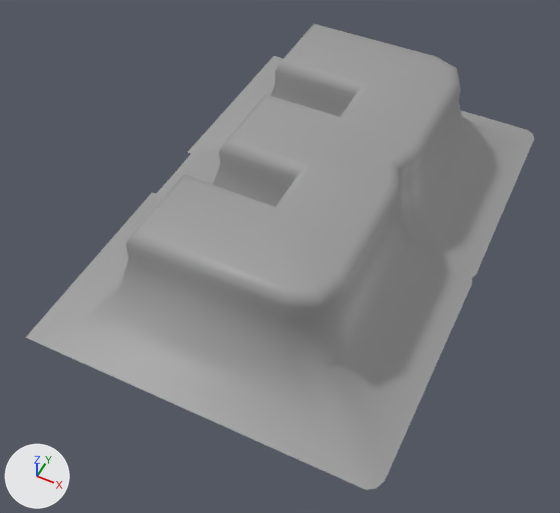
One commit to the FBX model Assets/- Asset Store/Custom/Numbers/Number_3.fbx: the scene before it, then after it.
One viewpoint serves both versions: a 50 mm lens placed at (0.197, -0.466, 0.518), pointed at (-0.007, -0.057, 0.006). Lighting does not change. The marker at lower left points along +X, +Y and +Z. Where no turn or scale is listed for an object, it has been applied to the vertices.

Names of what the first picture shows: 'Number_3'.
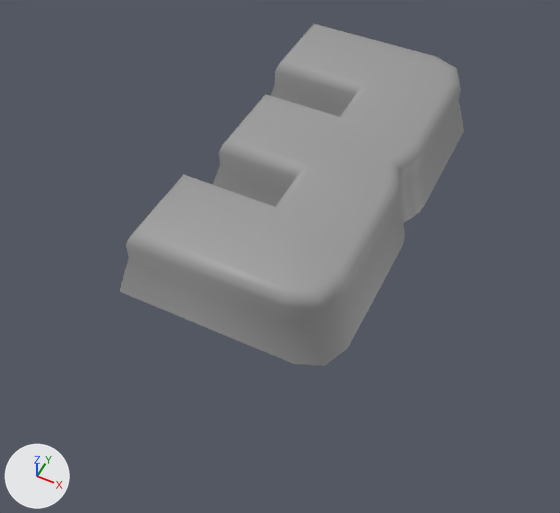
Edits to the bpy script that builds the scene:
```text
Change me_cube_008:
    used by ob_number_3; location = (0.0, 0.0, 0.0)
    remove me_cube_008.from_pydata(...)  # 185 vertices, 176 faces; spans x -0.157..0.153, y -0.225..0.225, z 0.0..0.1
    add me_cube_008.from_pydata(...)  # 133 vertices, 124 faces; spans x -0.093..0.092, y -0.173..0.173, z 0.037..0.1
    me_cube_008 part 1
    52 vertices are removed from x -0.157..0.153, y -0.225..0.225, z 0.0..0.01
    52 faces are deleted
```

Where the change shows, as pixel boxes [x1, y1, x2, y2] in the pictures (560 x 513 px):
'Number_3', reshaped (32% narrower, 27% shorter)
    before: [25, 24, 534, 490]
    after: [119, 24, 464, 366]
part 1 of me_cube_008, deleted
    before: [25, 56, 534, 490]
